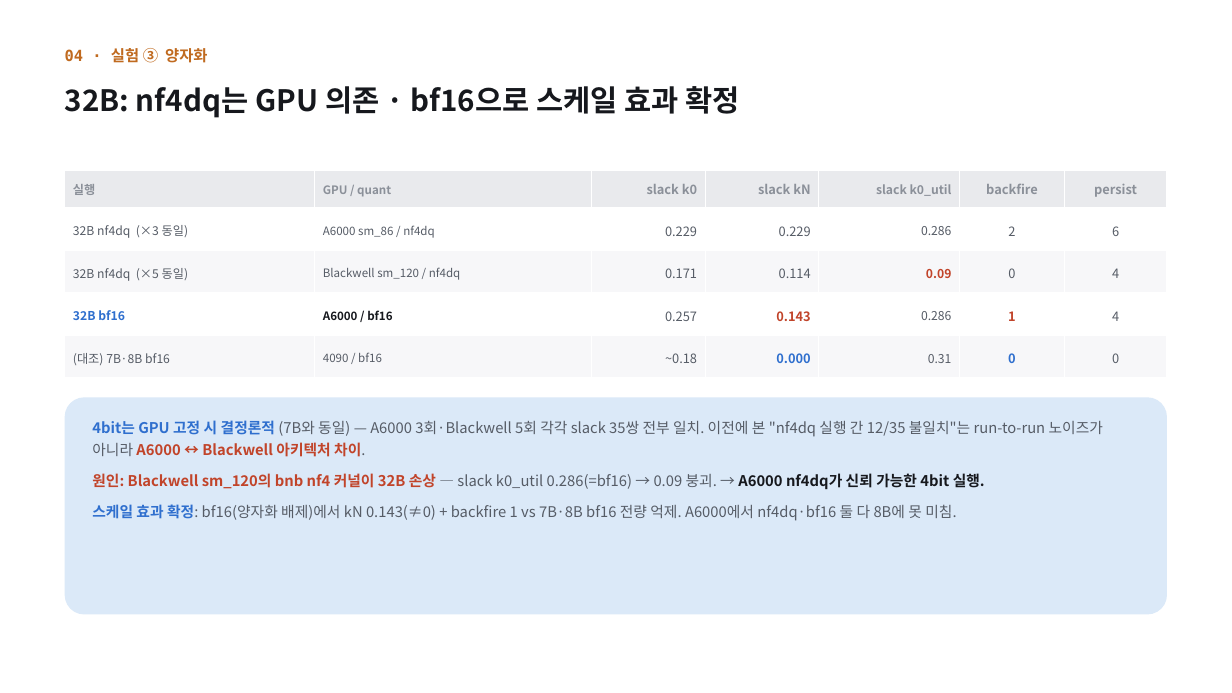
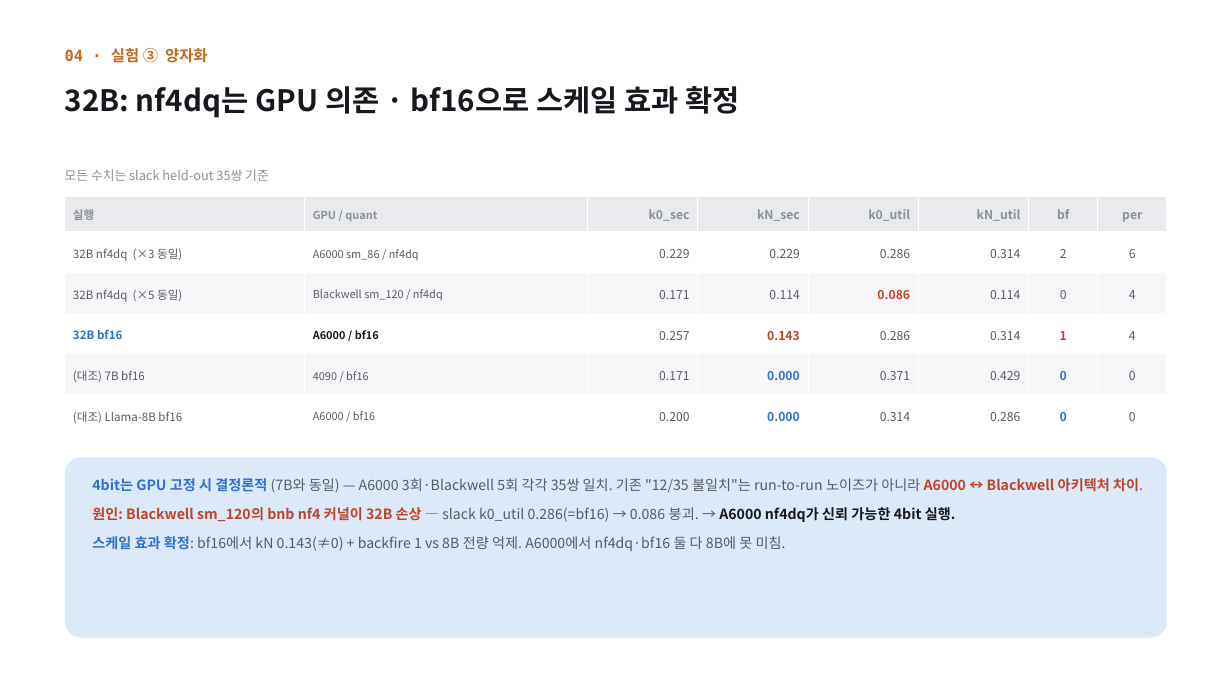
Before and after one commit to jongbin03/head_poc, a slide deck: slide 11 of docs/presentation/IPI_Head_Separation_PoC_4th [26-09-XX].pptx. Drawn at 1232x693 pixels with LibreOffice and Linux fonts; fonts in the diff are those of the drawing. Boxes give left, top, right and bottom in pixels: in the first picture for what was removed or moved away, otherwise in the second. Text is boxed around its words. In the diff, an @@ line names an element or a change of style, - is before the commit and + after.

```diff
--- a/docs/presentation/IPI_Head_Separation_PoC_4th [26-09-XX].pptx
+++ b/docs/presentation/IPI_Head_Separation_PoC_4th [26-09-XX].pptx
@@ text added at (65, 169, 269, 181), 10 pt, text #8B9099 @@
+모든 수치는 slack held-out 35쌍 기준
@@ table at (65, 197, 1166, 435) @@
-실행 | GPU / quant | slack k0 | slack kN | slack k0_util | backfire | persist
-32B nf4dq (×3 동일) | A6000 sm_86 / nf4dq | 0.229 | 0.229 | 0.286 | 2 | 6
-32B nf4dq (×5 동일) | Blackwell sm_120 / nf4dq | 0.171 | 0.114 | 0.09 | 0 | 4
-32B bf16 | A6000 / bf16 | 0.257 | 0.143 | 0.286 | 1 | 4
-(대조) 7B·8B bf16 | 4090 / bf16 | ~0.18 | 0.000 | 0.31 | 0 | 0
+실행 | GPU / quant | k0_sec | kN_sec | k0_util | kN_util | bf | per
+32B nf4dq (×3 동일) | A6000 sm_86 / nf4dq | 0.229 | 0.229 | 0.286 | 0.314 | 2 | 6
+32B nf4dq (×5 동일) | Blackwell sm_120 / nf4dq | 0.171 | 0.114 | 0.086 | 0.114 | 0 | 4
+32B bf16 | A6000 / bf16 | 0.257 | 0.143 | 0.286 | 0.314 | 1 | 4
+(대조) 7B bf16 | 4090 / bf16 | 0.171 | 0.000 | 0.371 | 0.429 | 0 | 0
+(대조) Llama-8B bf16 | A6000 / bf16 | 0.200 | 0.000 | 0.314 | 0.286 | 0 | 0
@@ table: place and size @@
-table at (65, 171, 1166, 378)
+table at (65, 197, 1166, 435)
@@ rounded rectangle: place and size @@
-rounded rectangle at (65, 397, 1167, 615)
+rounded rectangle at (65, 457, 1167, 638)
@@ text at (92, 478, 1143, 551): text changed; size 11.5 to 11 pt @@
-4bit는 GPU 고정 시 결정론적 (7B와 동일) — A6000 3회·Blackwell 5회 각각 slack 35쌍 전부 일치. 이전에 본 "nf4dq 실행 간 12/35 불일치"는 run-to-run 노이즈가 아니라 A6000 ↔ Blackwell 아키텍처 차이.
-원인: Blackwell sm_120의 bnb nf4 커널이 32B 손상 — slack k0_util 0.286(=bf16) → 0.09 붕괴. → A6000 nf4dq가 신뢰 가능한 4bit 실행.
-스케일 효과 확정: bf16(양자화 배제)에서 kN 0.143(≠0) + backfire 1 vs 7B·8B bf16 전량 억제. A6000에서 nf4dq·bf16 둘 다 8B에 못 미침.
+4bit는 GPU 고정 시 결정론적 (7B와 동일) — A6000 3회·Blackwell 5회 각각 35쌍 일치. 기존 "12/35 불일치"는 run-to-run 노이즈가 아니라 A6000 ↔ Blackwell 아키텍처 차이.
+원인: Blackwell sm_120의 bnb nf4 커널이 32B 손상 — slack k0_util 0.286(=bf16) → 0.086 붕괴. → A6000 nf4dq가 신뢰 가능한 4bit 실행.
+스케일 효과 확정: bf16에서 kN 0.143(≠0) + backfire 1 vs 8B 전량 억제. A6000에서 nf4dq·bf16 둘 다 8B에 못 미침.
```
Also in this commit, not shown: 2 other files.
